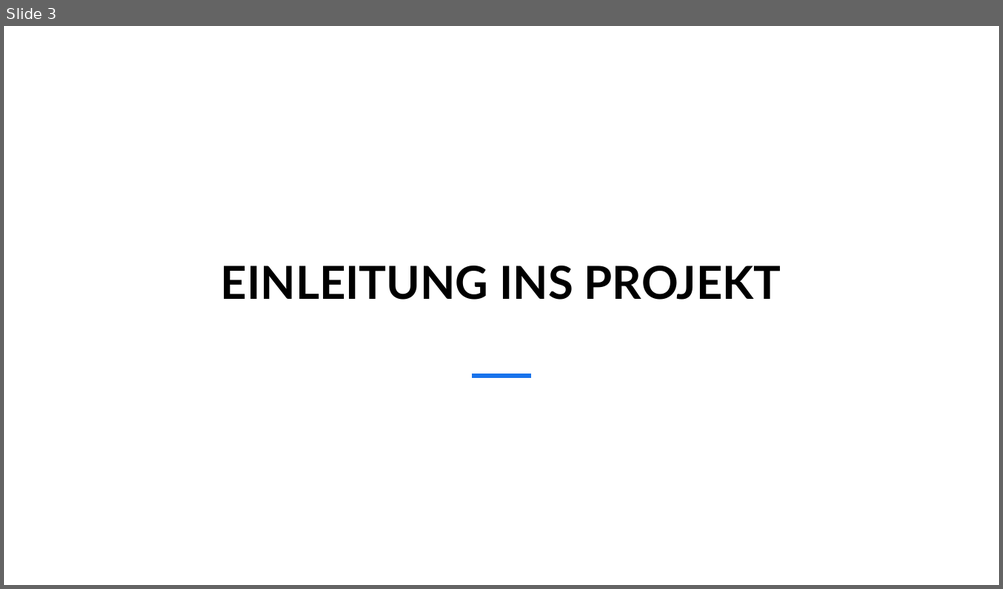
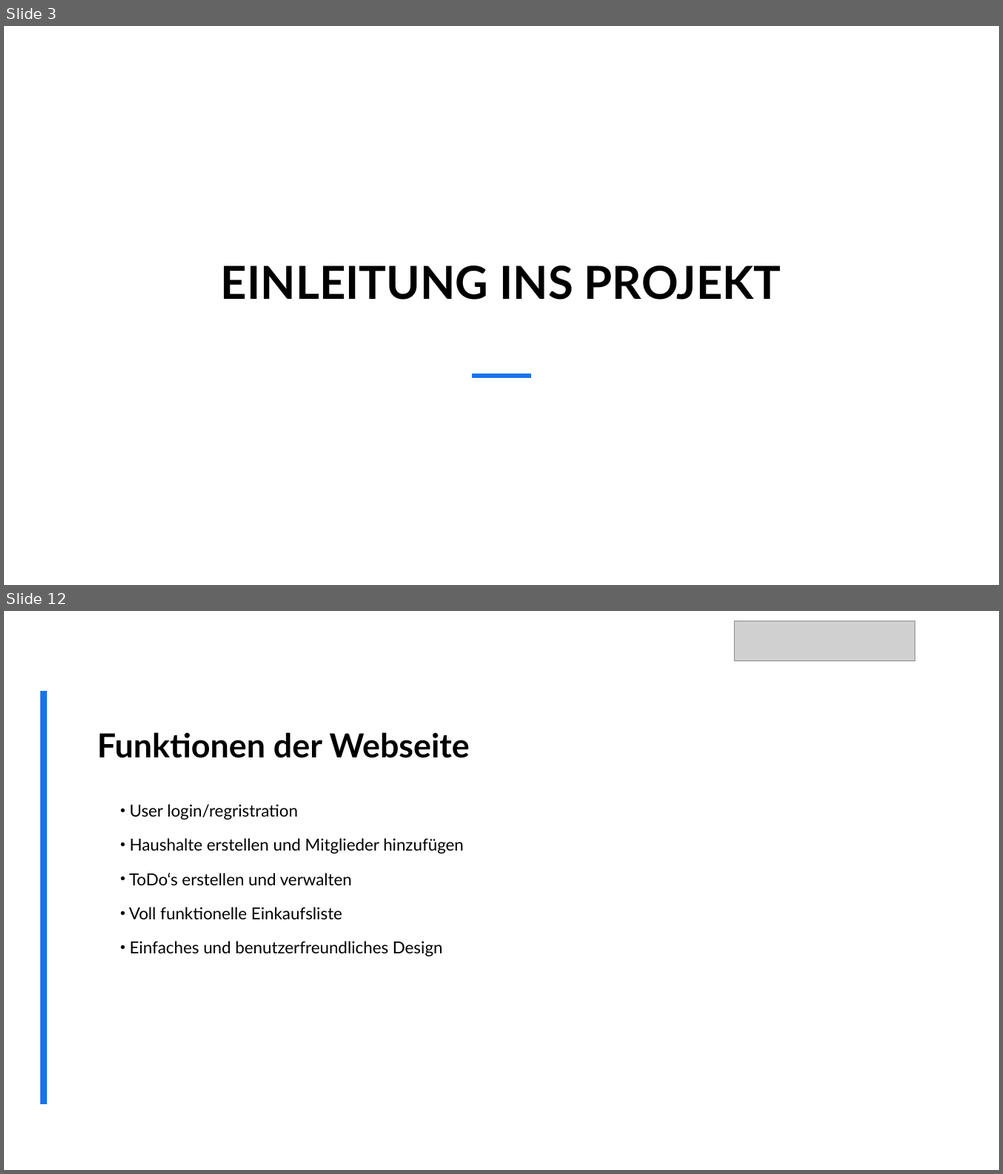
Before and after one commit to MasterLini/HomeSphere, a slide deck: Project-management/999. Abschlusspräsentation/Abschlusspräsentation 25.02.2025 HomeSphere.pptx. Shown one above the other, each under a label of ours: slide 3 before the commit, slides 3 and 12 after it; the slides between them are not shown. The pictures are 1003x589 and 1003x1174 pixels, drawn with LibreOffice and Linux fonts; fonts in the diff are those of the drawing; grey boxes stand for pictures; background and template pictures are left out. Boxes give left, top, right and bottom in pixels: in the first picture for what was removed or moved away, otherwise in the second. Text is boxed around its words. In the diff, an @@ line names an element or a change of style, - is before the commit and + after.

```diff
--- a/Project-management/999. Abschlusspräsentation/Abschlusspräsentation 25.02.2025 HomeSphere.pptx
+++ b/Project-management/999. Abschlusspräsentation/Abschlusspräsentation 25.02.2025 HomeSphere.pptx
@@ slide 12 added at [4, 611, 999, 1170], background picture (left out) @@
@@ picture added at [734, 621, 915, 661] @@
@@ rectangle added at [41, 691, 513, 1105], fill #FFFFFF @@
@@ line added from (43, 1105) to (43, 691), #1973EB 6 pt @@
@@ title added at [97, 732, 469, 758], 32 pt, text #000000, bold @@
+Funktionen der Webseite
@@ text added at [129, 804, 464, 957], 16 pt, text #000000 @@
+• User login/regristration
+• Haushalte erstellen und Mitglieder hinzufügen
+• ToDo‘s erstellen und verwalten
+• Voll funktionelle Einkaufsliste
+• Einfaches und benutzerfreundliches Design
```
Also in this commit, not shown: 2 slides changed, 13 other slides added, 1 other file.
